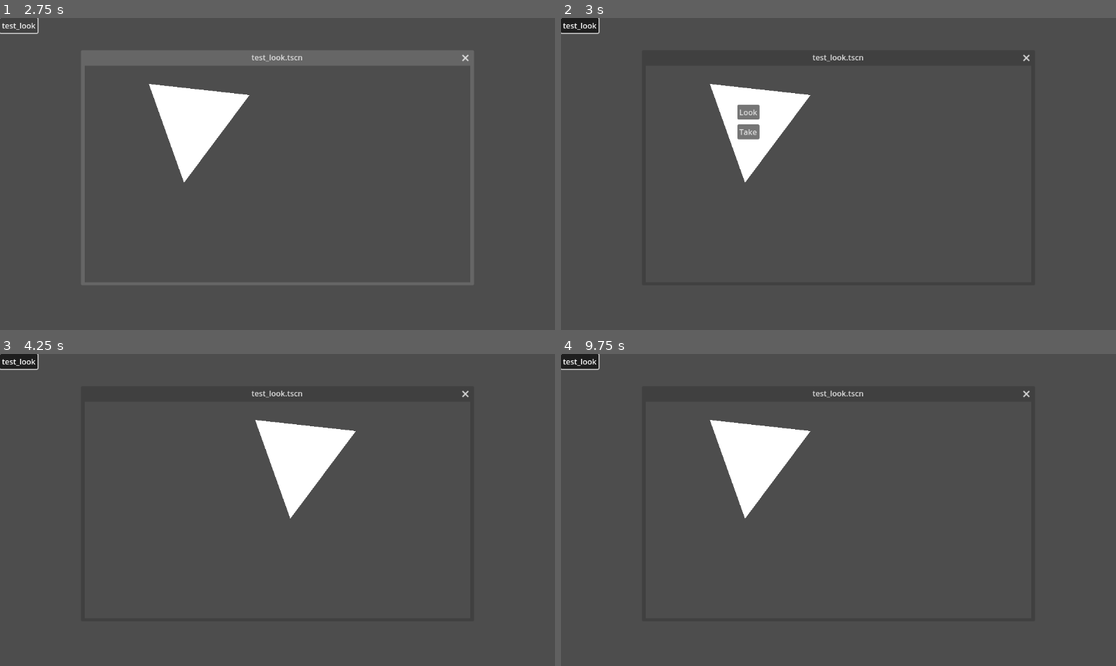
Above: before the commit, frames 1-4 (two rows, left to right).
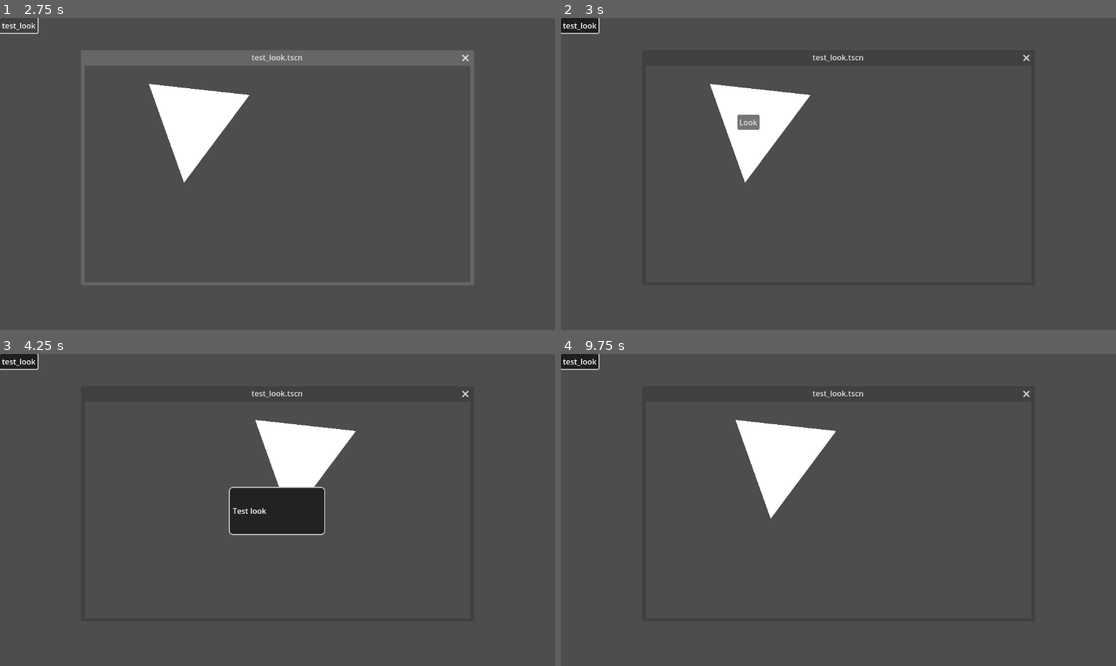
Above: after the commit, the same moments.

Repository: addsheep/godot-playground
Game: Godot game, scene res://tests/all_tests.tscn
The game is run twice, just before and just after one commit, with the same random seed, the same clock (stepped at 60 frames per second) and the same inputs.
Inputs (mouse positions are in pixels of both pictures, inside the frame that each line leads up to):
- Up to frame 1 (2.75 s): click "test_look" at 0.5 s; click "test_look" at 1.25 s; click "test_look" at 2 s
- Up to frame 2 (3 s): tap Enter at 2.75 s; move the mouse to (749, 120) at 2.77 s; press the mouse at (749, 120) at 2.78 s
- Up to frame 3 (4.25 s): release the mouse at (188, 456) at 3.5 s; click "Look" at 3.5 s
- Up to frame 4 (9.75 s): move the mouse to (727, 525) at 4.27 s; click (727, 525) at 4.35 s; tap Space at 5, 6.5, 8 s; move the mouse to (894, 441) at 5.02 s; press the mouse at (894, 441) at 5.03 s; tap Enter at 5.75, 7.25 s; move the mouse to (810, 572) at 5.77 s; release the mouse at (810, 572) at 5.78 s; click (810, 572) at 5.85 s; move the mouse to (1005, 556) at 6.52 s; press the mouse at (1005, 556) at 6.53 s; move the mouse to (672, 463) at 7.27 s; release the mouse at (672, 463) at 7.28 s; click (672, 463) at 7.35 s; move the mouse to (866, 510) at 8.02 s; press the mouse at (866, 510) at 8.03 s; move the mouse to (755, 432) at 8.77 s; release the mouse at (755, 432) at 8.78 s; click (755, 432) at 8.85 s; click "Take" (after the commit: "Look") at 9.5 s

Frame 1 is identical in both runs. In frame 2, 0.3% of the frame differs, in the area x 31-36%, y 27-39%; in frame 3, 2.7%, in the area x 41-59%, y 42-59%; in frame 4, 2.6%.

Commit message:
fix text popup parent

Diff:
--- a/src/clickable/clickable.gd
+++ b/src/clickable/clickable.gd
@@ -36,7 +36,6 @@
 
 
 func _mouse_enter() -> void:
-	print_debug("mouse enter")
 	Input.set_default_cursor_shape(Input.CURSOR_POINTING_HAND)
 
 
--- a/src/clickable/clickable.tscn
+++ b/src/clickable/clickable.tscn
@@ -1,7 +1,6 @@
-[gd_scene load_steps=4 format=3 uid="uid://dwjdpucscrr7m"]
+[gd_scene load_steps=3 format=3 uid="uid://dwjdpucscrr7m"]
 
 [ext_resource type="Script" uid="uid://c0e13vnum8uy6" path="res://src/clickable/clickable.gd" id="1_lei8h"]
-[ext_resource type="Script" uid="uid://c7n1mamnfj07v" path="res://src/common/perform_look.gd" id="2_gr7h0"]
 
 [sub_resource type="CircleShape2D" id="CircleShape2D_lei8h"]
 radius = 100.0
@@ -13,11 +12,6 @@
 shape = SubResource("CircleShape2D_lei8h")
 
 [node name="Interactions" type="Node" parent="."]
-
-[node name="Look" type="Node" parent="Interactions"]
-script = ExtResource("2_gr7h0")
-
-[node name="Take" type="Node" parent="Interactions"]
 
 [node name="GUI" type="Control" parent="."]
 layout_mode = 3
--- a/src/common/perform_look.gd
+++ b/src/common/perform_look.gd
@@ -1,4 +1,4 @@
-extends Node
+class_name PerformLook extends Node
 
 const POPUP: PackedScene = preload("uid://ua0ghmjaouf")  # text_popup.tscn
 
@@ -11,11 +11,11 @@
 func perform() -> void:
 	if animation_tree:
 		animation_tree.set("parameters/conditions/looking", true)
-		await animation_tree.animation_finished
+		await get_tree().create_timer(0.5).timeout
 		animation_tree.set("parameters/conditions/looking", false)
 
 	_popup = POPUP.instantiate()
-	get_tree().root.add_child(_popup)
+	add_child(_popup)
 	var label: Label = _popup.get_node("%Label")
 	label.text = description
 
--- a/tests/all_tests.tscn
+++ b/tests/all_tests.tscn
@@ -1,6 +1,6 @@
 [gd_scene load_steps=2 format=3 uid="uid://dy8mj642kxk6x"]
 
-[ext_resource type="Script" uid="uid://dqtgpe3u8lmdr" path="res://tests/main.gd" id="1_c8tuj"]
+[ext_resource type="Script" uid="uid://dqtgpe3u8lmdr" path="res://tests/all_tests.gd" id="1_c8tuj"]
 
 [node name="TestMain" type="Control"]
 layout_mode = 3
--- a/tests/test_look.tscn
+++ b/tests/test_look.tscn
@@ -1,6 +1,7 @@
-[gd_scene load_steps=16 format=3 uid="uid://djk1sebtueu62"]
+[gd_scene load_steps=17 format=3 uid="uid://djk1sebtueu62"]
 
 [ext_resource type="PackedScene" uid="uid://dwjdpucscrr7m" path="res://src/clickable/clickable.tscn" id="1_x8q5o"]
+[ext_resource type="Script" uid="uid://c7n1mamnfj07v" path="res://src/common/perform_look.gd" id="2_4rxwg"]
 
 [sub_resource type="AnimationNodeAnimation" id="AnimationNodeAnimation_0xm2m"]
 animation = &"look"
@@ -48,21 +49,6 @@
 states/Start/position = Vector2(213, 86)
 transitions = ["Start", "MovementStateMachine", SubResource("AnimationNodeStateMachineTransition_0xm2m"), "MovementStateMachine", "Looking", SubResource("AnimationNodeStateMachineTransition_h2yge"), "Looking", "MovementStateMachine", SubResource("AnimationNodeStateMachineTransition_lquwl")]
 
-[sub_resource type="Animation" id="Animation_ig7tw"]
-resource_name = "look"
-tracks/0/type = "value"
-tracks/0/imported = false
-tracks/0/enabled = true
-tracks/0/path = NodePath("Clickable_Visual#Polygon2D:position")
-tracks/0/interp = 1
-tracks/0/loop_wrap = true
-tracks/0/keys = {
-"times": PackedFloat32Array(0, 0.833333),
-"transitions": PackedFloat32Array(1, 1),
-"update": 0,
-"values": [Vector2(216, 118), Vector2(495, 118)]
-}
-
 [sub_resource type="Animation" id="Animation_h2yge"]
 resource_name = "idle"
 loop_mode = 1
@@ -79,6 +65,21 @@
 "values": [Vector2(213, 118)]
 }
 
+[sub_resource type="Animation" id="Animation_ig7tw"]
+resource_name = "look"
+tracks/0/type = "value"
+tracks/0/imported = false
+tracks/0/enabled = true
+tracks/0/path = NodePath("Clickable_Visual#Polygon2D:position")
+tracks/0/interp = 1
+tracks/0/loop_wrap = true
+tracks/0/keys = {
+"times": PackedFloat32Array(0, 0.833333),
+"transitions": PackedFloat32Array(1, 1),
+"update": 0,
+"values": [Vector2(216, 118), Vector2(495, 118)]
+}
+
 [sub_resource type="AnimationLibrary" id="AnimationLibrary_h2yge"]
 _data = {
 &"idle": SubResource("Animation_h2yge"),
@@ -88,13 +89,17 @@
 [node name="Main" type="Node2D"]
 
 [node name="Clickable_Visual#Polygon2D" type="Polygon2D" parent="."]
+position = Vector2(213, 118)
 polygon = PackedVector2Array(-80, -80, 129, -57, -7, 125)
 
 [node name="Clickable" parent="." instance=ExtResource("1_x8q5o")]
 position = Vector2(213, 117)
 
-[node name="Look" parent="Clickable/Interactions" index="0" node_paths=PackedStringArray("animation_tree")]
+[node name="Look" type="Node" parent="Clickable/Interactions" index="0" node_paths=PackedStringArray("animation_tree")]
+script = ExtResource("2_4rxwg")
+description = "Test look"
 animation_tree = NodePath("../../../AnimationTree")
+metadata/_custom_type_script = "uid://c7n1mamnfj07v"
 
 [node name="AnimationTree" type="AnimationTree" parent="."]
 tree_root = SubResource("AnimationNodeStateMachine_7mycd")
Renamed: tests/main.gd -> tests/all_tests.gd
Renamed: tests/main.gd.uid -> tests/all_tests.gd.uid
